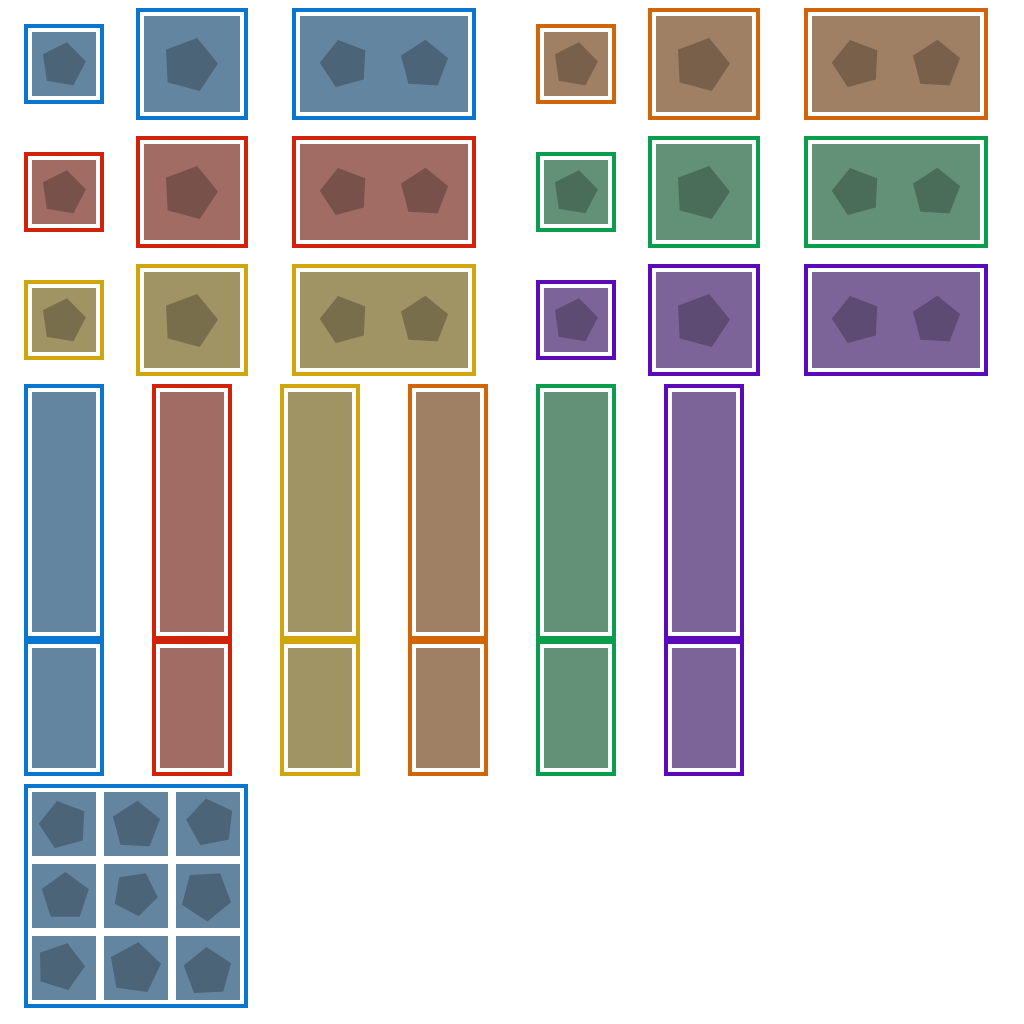
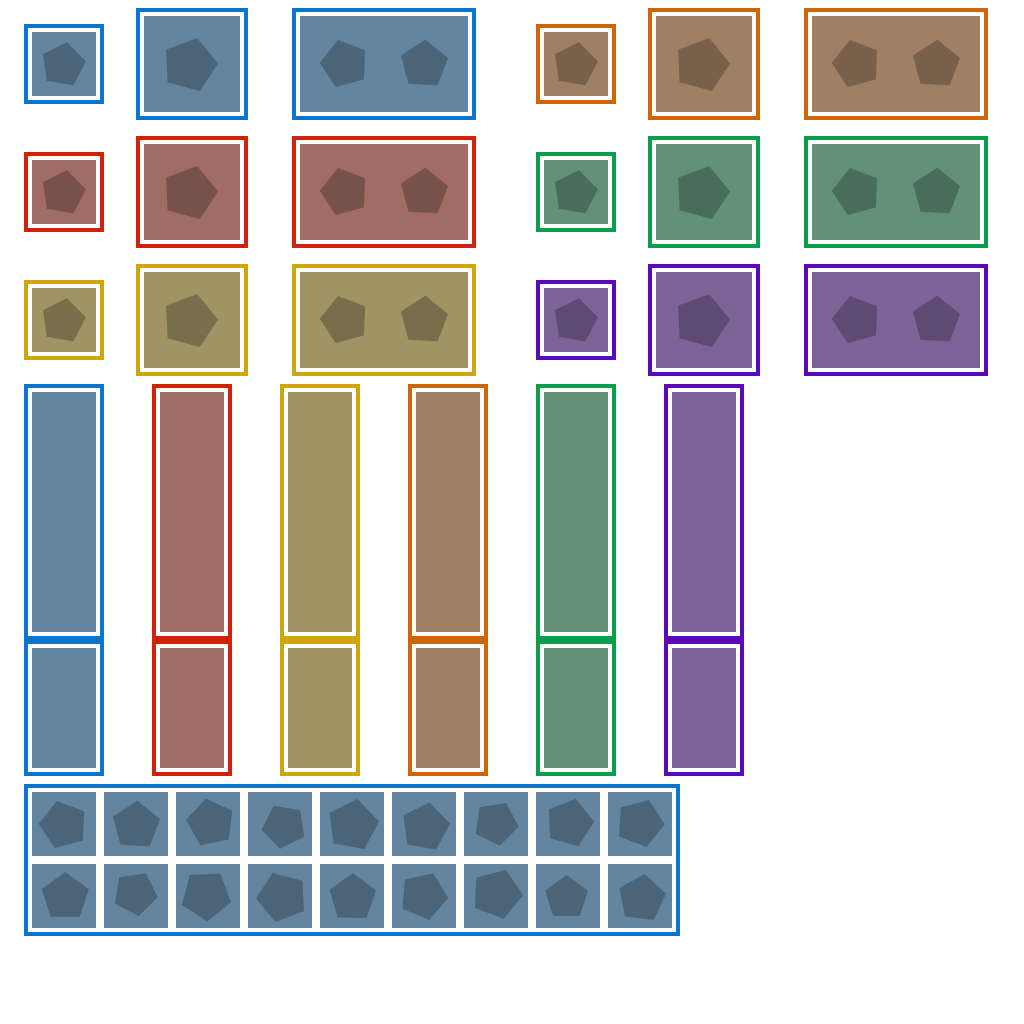
Layers edited between the first and the second 1024×1024 image:
painted on "Forme 20", unmasked it over <box>38,784,680,993</box>
renamed "Layer 1" to "Layer 2", painted on it over <box>24,784,680,1008</box>
